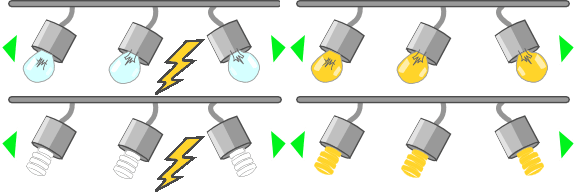
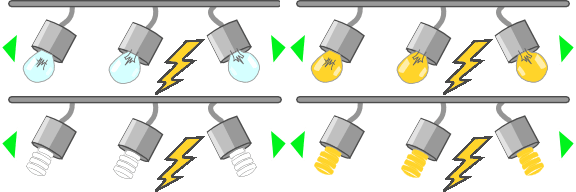
The second 576 x 192 image is a revision of the first. Changes to its layers:
painted on "bombillo_e6.png" over [left=443, top=39, right=493, bottom=192]
